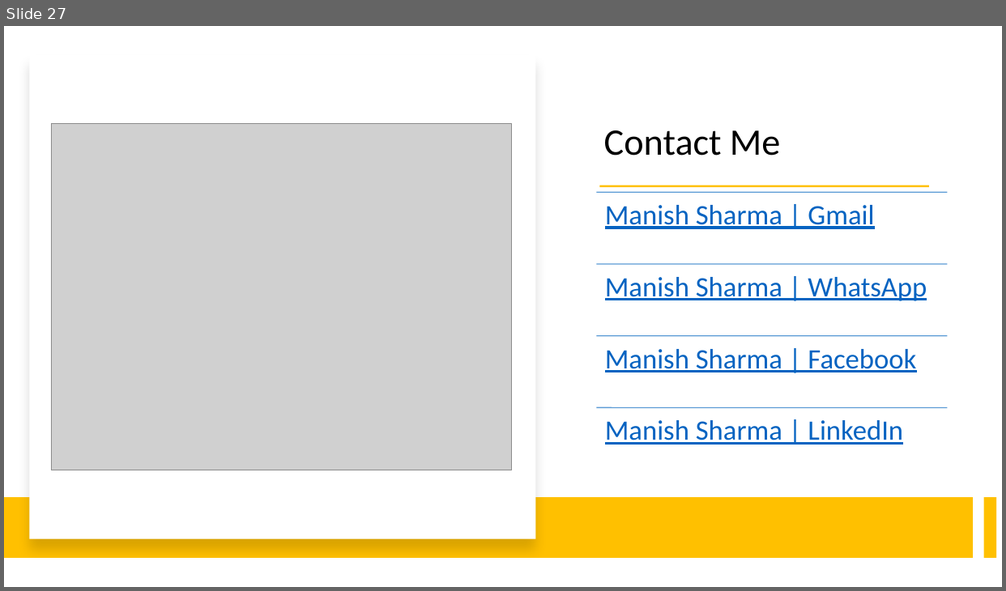
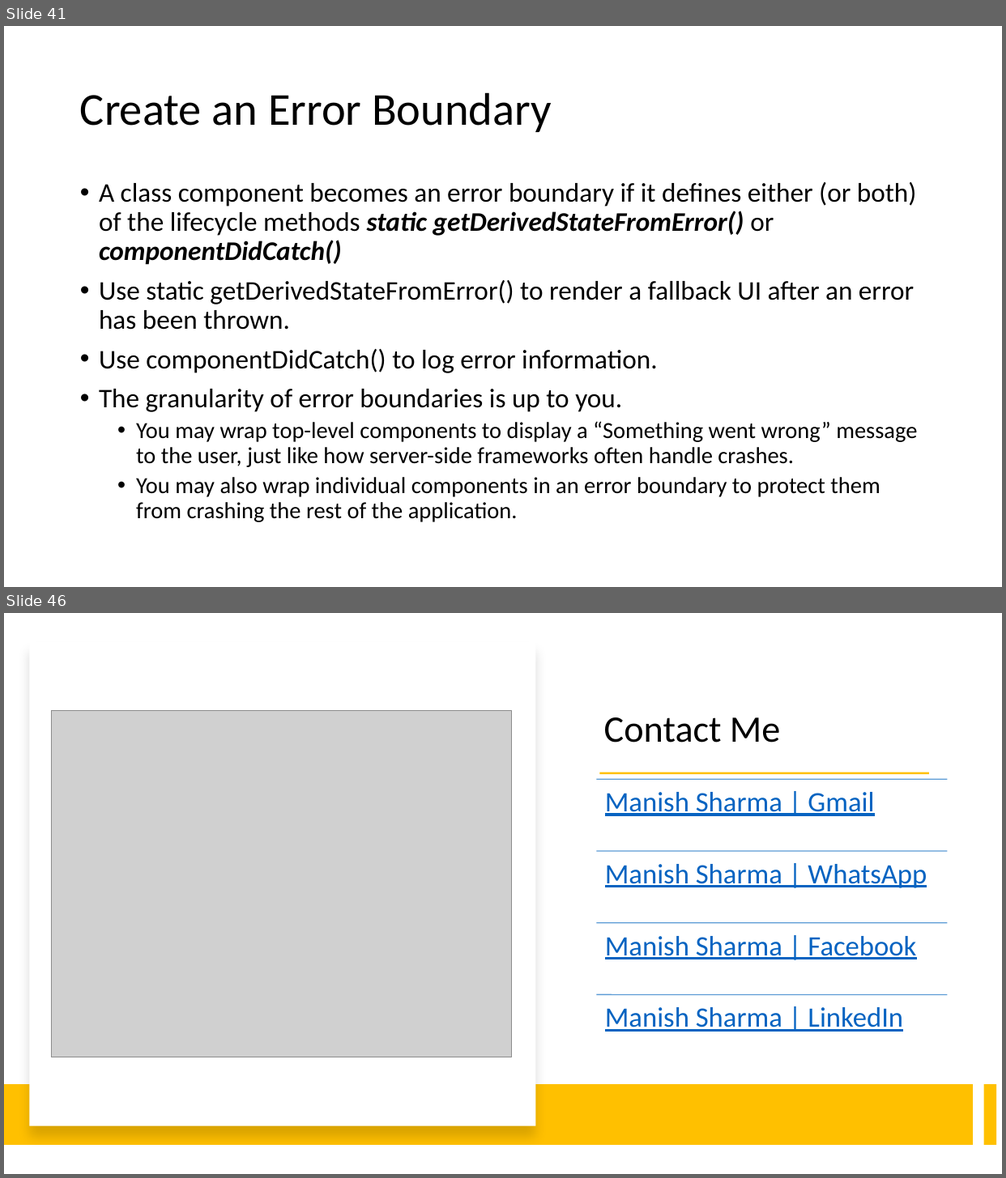
Before and after one commit to manishvbn/ReactJS_Jul22, a slide deck: Notes/React.pptx. Shown one above the other, each under a label of ours: slide 27 before the commit, slides 41 and 46 after it; the slides between them are not shown. The pictures are 1006x591 and 1006x1178 pixels, drawn with LibreOffice and Linux fonts; fonts in the diff are those of the drawing; grey boxes stand for pictures. Boxes give left, top, right and bottom in pixels: in the first picture for what was removed or moved away, otherwise in the second. Text is boxed around its words. In the diff, an @@ line names an element or a change of style, - is before the commit and + after.

```diff
--- a/Notes/React.pptx
+++ b/Notes/React.pptx
@@ slide 41 added at (4, 26, 1002, 587), background #FFFFFF @@
@@ title added at (80, 92, 552, 132), 44 pt, text #000000 @@
+Create an Error Boundary
@@ text added at (99, 182, 917, 523), 25.9 pt, text #000000 @@
+• A class component becomes an error boundary if it defines either (or both) of the lifecycle methods static getDerivedStateFromError() or componentDidCatch()
+• Use static getDerivedStateFromError() to render a fallback UI after an error has been thrown.
+• Use componentDidCatch() to log error information.
+• The granularity of error boundaries is up to you.
+  • You may wrap top-level components to display a “Something went wrong” message to the user, just like how server-side frameworks often handle crashes.
+  • You may also wrap individual components in an error boundary to protect them from crashing the rest of the application.
@@ what was slide 27 is now slide 46 @@
```
Also in this commit, not shown: 18 other slides added.
